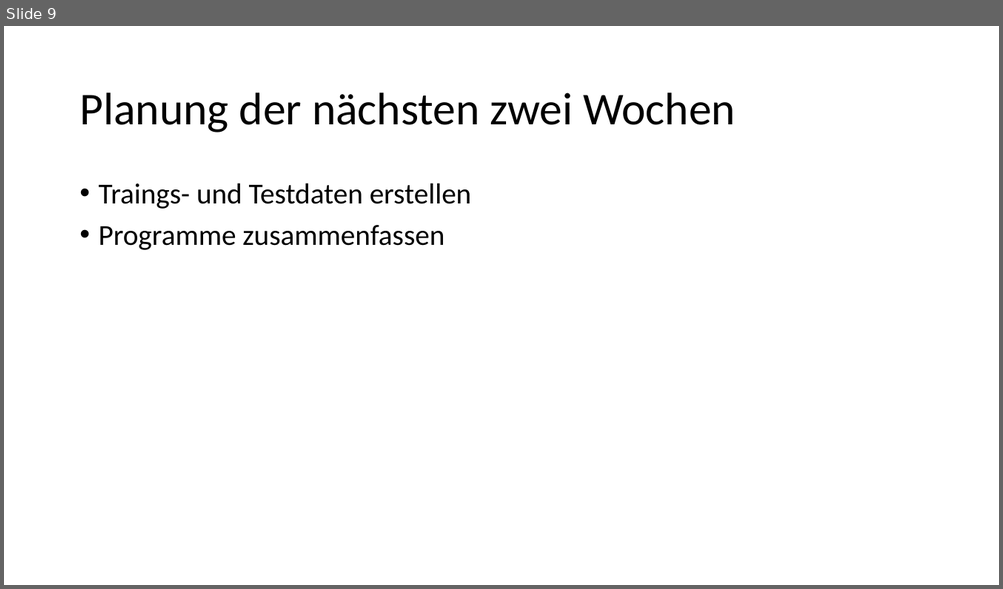
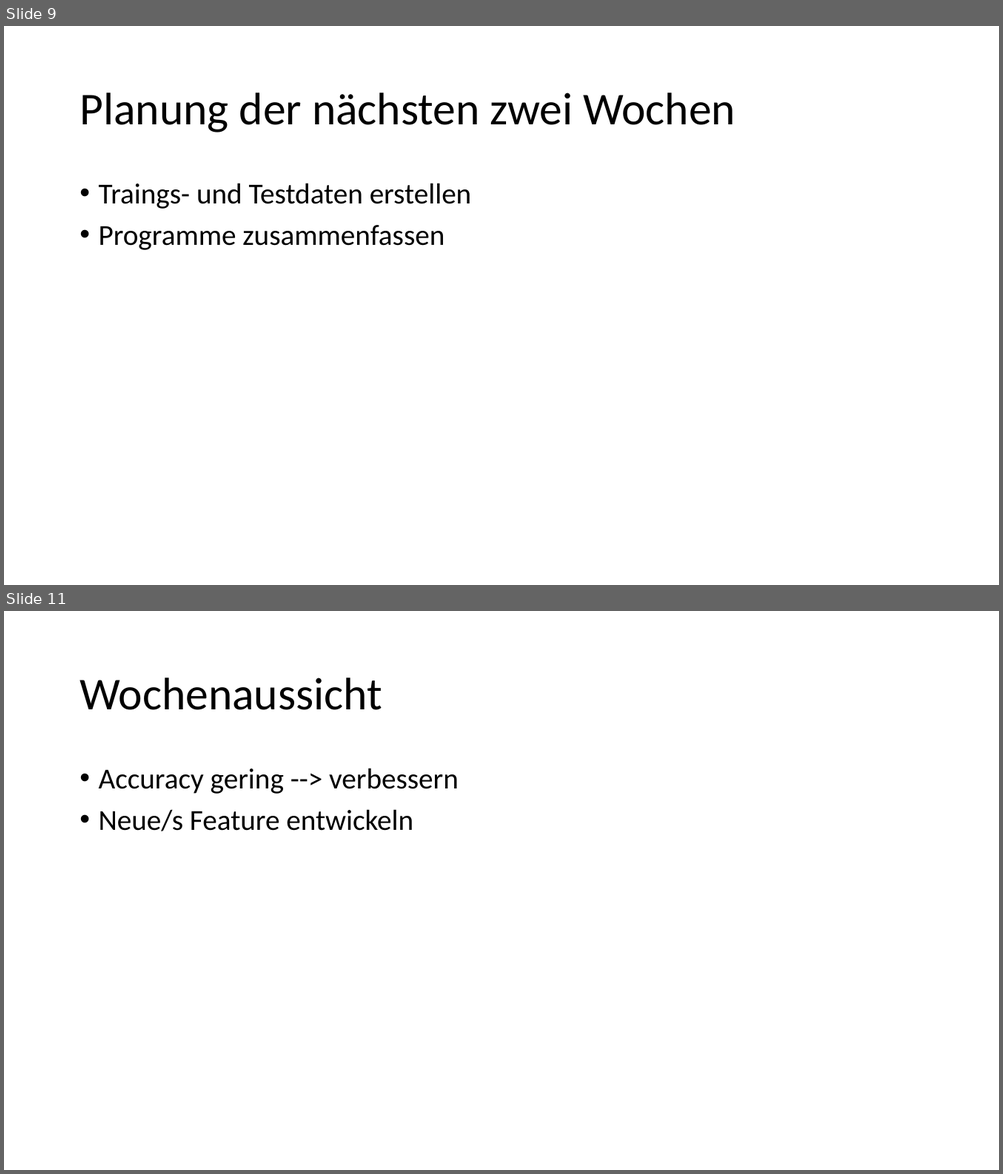
Before and after one commit to linuxfanatiker/hugepackage, a slide deck: praesentationen/Woche1_Ergebnisse.pptx. Shown one above the other, each under a label of ours: slide 9 before the commit, slides 9 and 11 after it; the slides between them are not shown. The pictures are 1003x589 and 1003x1174 pixels, drawn with LibreOffice and Linux fonts; fonts in the diff are those of the drawing. Boxes give left, top, right and bottom in pixels: in the first picture for what was removed or moved away, otherwise in the second. Text is boxed around its words. In the diff, an @@ line names an element or a change of style, - is before the commit and + after.

```diff
--- a/praesentationen/Woche1_Ergebnisse.pptx
+++ b/praesentationen/Woche1_Ergebnisse.pptx
@@ slide 11 added at bbox=[4, 611, 999, 1170], background #FFFFFF @@
@@ title added at bbox=[79, 678, 381, 710], 44 pt, text #000000 @@
+Wochenaussicht
@@ text added at bbox=[99, 768, 458, 832], 28 pt, text #000000 @@
+• Accuracy gering --> verbessern
+• Neue/s Feature entwickeln
```
Also in this commit, not shown: 2 other slides added.
